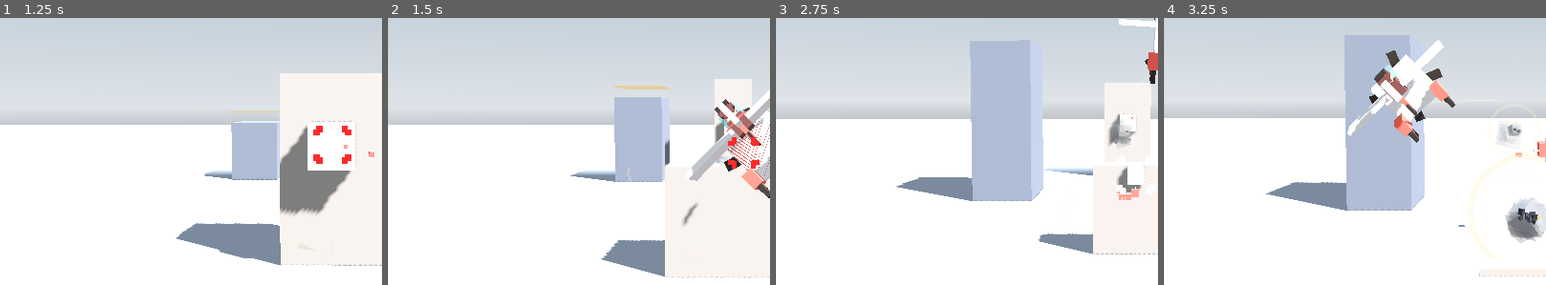
Above: before the commit, frames 1-4 (left to right).
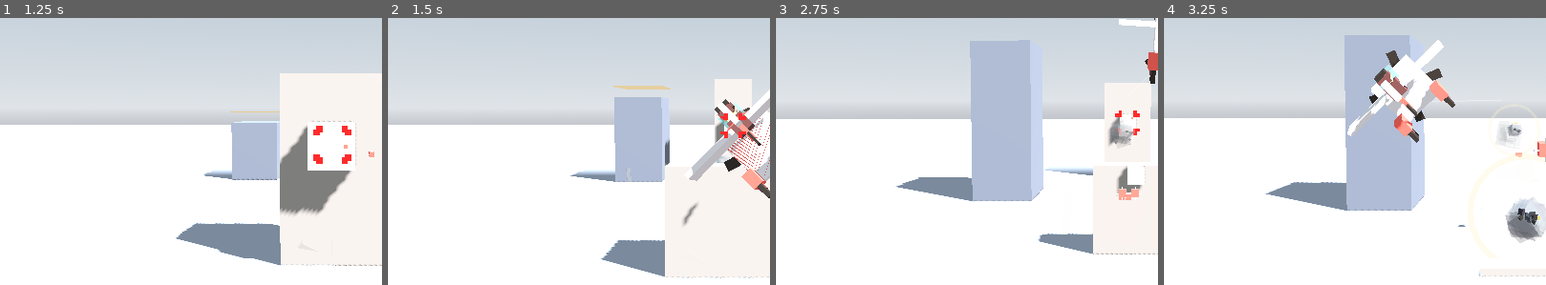
Above: after the commit, the same moments.

Repository: weathermanho/supercent
Game: Godot game, scene res://scenes/Main.tscn
Two runs of this game, one before a commit and one after it. Both use one fixed random seed, a clock stepped at 60 frames per second and the inputs below.
Inputs (mouse positions are % of the whole screen's width and height, from its top left):
- Up to frame 1 (1.25 s): move the mouse to (72, 45) at 0.52 s; hold Right mouse button (fire_missle) from 0.53 s (still down); click (72, 45) at 0.67 s
- Up to frame 2 (1.5 s): release Right mouse button (fire_missle) at 1.25 s; drag from (30, 55) to (45, 70) at 1.27 s
- Up to frame 3 (2.75 s): move the mouse to (60, 28) at 2.02 s; hold Right mouse button (fire_missle) from 2.03 s (still down); click (60, 28) at 2.17 s
- Up to frame 4 (3.25 s): release Right mouse button (fire_missle) at 2.75 s; drag from (45, 70) to (20, 35) at 2.77 s
The pictures show only the part of the screen within x 5-55%, y 28-78%; the shares and areas given below are measured in that part.

Frame 1 is identical in both runs. In frame 2, 0.4% of the frame differs, in the area x 87-98%, y 35-57%; in frame 3, 0.2%; in frame 4, nothing differs.

Commit message:
feat(aim): 클러스터 락온을 비행기 근접도(y, z) 기반으로
"비행기 = 조준선" 모델. candidate = 비행기의 현재 y/z에 가장 가까운
hittable 표적. 전방 거리에는 0.05 가중치를 둬서 비슷한 근접도면 더
가까운 게 이김. 비행기를 클러스터 안에서 옆 레인으로 옮기면 그 옆
표적이 자동으로 candidate. 거인은 가시 범위 안이면 무조건 우선.

이전엔 "전방 최근접 X"였어서 클러스터의 맨 앞만 잡혀 옆구리 노리기
불가능. 이제 의도가 위치 = 락온으로 직결.

Co-Authored-By: Claude Opus 4.7 <noreply@anthropic.com>

Diff:
--- a/godot_project/scripts/Main.gd
+++ b/godot_project/scripts/Main.gd
@@ -509,21 +509,29 @@
 
 # ----- Aim / lock-on ---------------------------------------------------------
 
-## The thing the player is pointing at: the giant if it has loomed in, else the
-## nearest breakable pillar core ahead (by x).
+## "Plane = crosshair" model: the candidate is whatever hittable thing is
+## closest to the plane's current (y, z), with a mild forward-distance penalty
+## so closer pillars still win when proximity is similar. Move the plane
+## laterally inside a cluster → the candidate naturally shifts to the one
+## you're flying next to. A vulnerable giant takes priority over pillars.
 func _pick_candidate() -> Node3D:
 	for g in _targets:
 		if g.is_giant and g.position.x <= GIANT_VULNERABLE_X and g.position.x > airplane.position.x:
 			return g
 	var best: Node3D = null
-	var best_x: float = INF
+	var best_score: float = INF
 	for pl in _pillars:
 		if not pl.is_core_hittable():
 			continue
 		if pl.global_position.x <= airplane.position.x:
 			continue
-		if pl.global_position.x < best_x:
-			best_x = pl.global_position.x
+		var p: Vector3 = pl.core_world_pos()
+		var dy: float = p.y - airplane.position.y
+		var dz: float = p.z - airplane.position.z
+		var score: float = sqrt(dy * dy + dz * dz) \
+			+ (p.x - airplane.position.x) * 0.05
+		if score < best_score:
+			best_score = score
 			best = pl
 	return best
 
